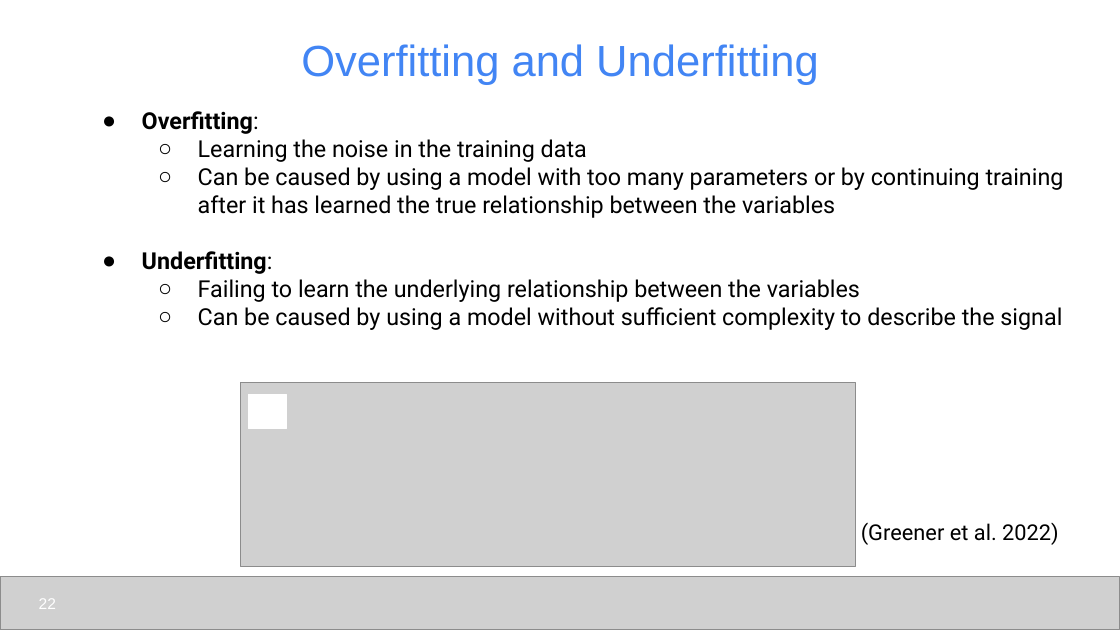
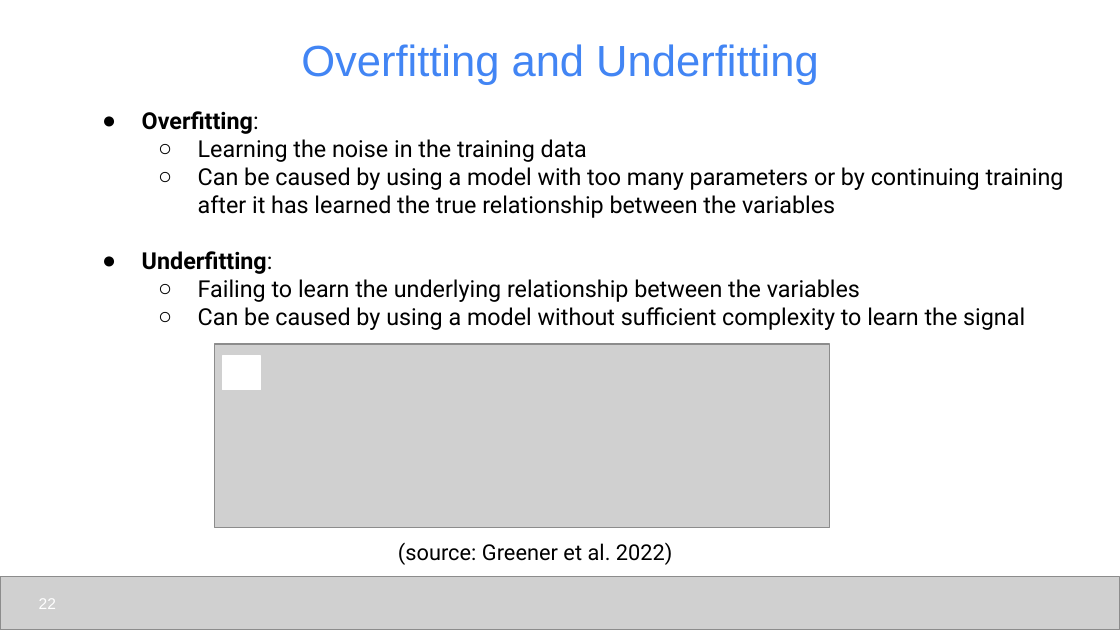
Before and after one commit to udel-cbcb/al_ml_workshop, a slide deck: slide 22 of Day_1/Lectures/Day_1_Lecture_1_Introduction_to_Artificial_Intelligence_and_Machine_Learning.pptx. Drawn at 1120x630 pixels with LibreOffice and Linux fonts; fonts in the diff are those of the drawing; grey boxes stand for pictures. Boxes give left, top, right and bottom in pixels: in the first picture for what was removed or moved away, otherwise in the second. Text is boxed around its words. In the diff, an @@ line names an element or a change of style, - is before the commit and + after.

```diff
--- a/Day_1/Lectures/Day_1_Lecture_1_Introduction_to_Artificial_Intelligence_and_Machine_Learning.pptx
+++ b/Day_1/Lectures/Day_1_Lecture_1_Introduction_to_Artificial_Intelligence_and_Machine_Learning.pptx
@@ text at [198,307,1025,330]: text changed @@
-  ○ Can be caused by using a model without sufficient complexity to describe the signal
+  ○ Can be caused by using a model without sufficient complexity to learn the signal
@@ picture: place and size @@
-picture at [241,383,856,567]
+picture at [215,344,830,528]
@@ rectangle: place and size @@
-rectangle at [249,394,287,428]
+rectangle at [223,356,261,390]
@@ text at [398,542,673,565]: text changed @@
-(Greener et al. 2022)
+(source: Greener et al. 2022)
```
Also in this commit, not shown: 18 other slides changed, 7 other files.
